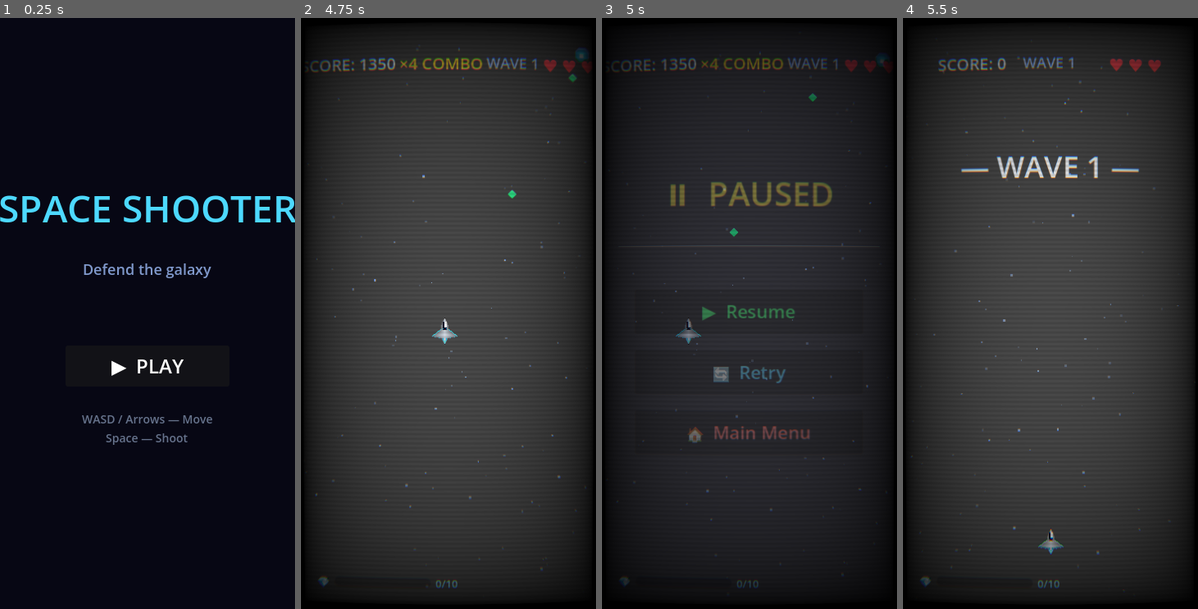
Above: before the commit, frames 1-4 (left to right).
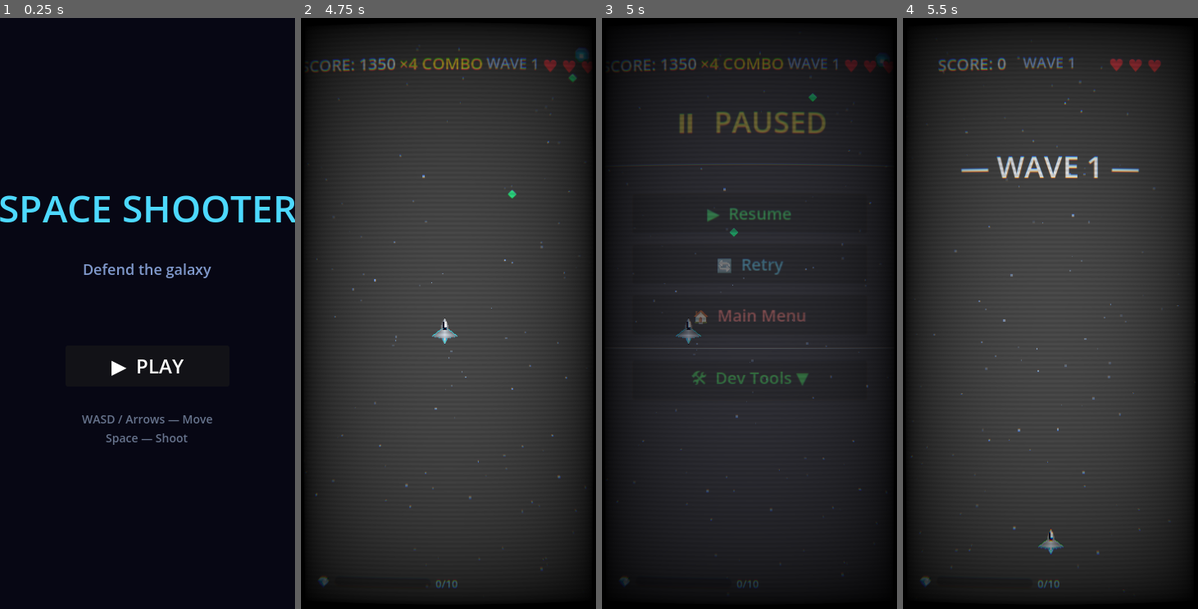
Above: after the commit, the same moments.

Repository: DiscM/Farinuff-Flight
Game: Godot game, scene res://ui/main_menu.tscn
The game is run twice, just before and just after one commit, with the same random seed, the same clock (stepped at 60 frames per second) and the same inputs.
Inputs (mouse positions are in pixels of both pictures, inside the frame that each line leads up to):
- Up to frame 1 (0.25 s): no input
- Up to frame 2 (4.75 s): click "▶ PLAY" at 0.5 s; tap Enter at 1.25 s; move the mouse to (513, 283) at 1.27 s; hold D (move_right) 1.28-2.03 s; hold Space (shoot) 1.28-2.03 s; move the mouse to (389, 343) at 2.02 s; hold S (move_down) 2.03-2.78 s; tap Space (shoot) at 2.1, 3.6 s; move the mouse to (478, 183) at 2.77 s; hold D (move_right) 2.78-3.53 s; hold Space (shoot) 2.78-3.53 s; move the mouse to (433, 431) at 3.52 s; hold W (move_up) 3.53-4.28 s; move the mouse to (537, 402) at 4.27 s; hold A (move_left) from 4.28 s (still down); hold Space (shoot) from 4.28 s (still down)
- Up to frame 3 (5 s): keep holding A (move_left); keep holding Space (shoot); tap Escape at 4.9 s
- Up to frame 4 (5.5 s): release A (move_left) at 5 s; release Space (shoot) at 5 s; click "🔄 Retry" at 5 s

Frames 1-2 are identical in both runs. In frame 3, 3.8% of the frame differs, in the area x 13-87%, y 15-72%; in frame 4, nothing differs.

Commit message:
Add Dev Tools & improve pause/boss/player flow
Introduce an embedded in-game Developer Tools panel and refactor the pause UI for dynamic scaling and better layout. Added ui/dev_menu.gd, ui/dev_menu.tscn and integrated it into the pause menu (toggleable slot) with actions for adding orbs, clearing enemies, spawning elite bosses, triggering popups, toggling god mode, and granting full-power.

Fix boss death and cleanup: guard against re-entry in boss_enemy._die, immediately hide and disable collisions, remove spawned bullets, spawn death orbs/explosion safely, emit boss_died, and defer queue_free so pause handlers can't block cleanup. Protect player collisions when boss is dying.

Player changes: add dev_god_mode flag (toggleable from Dev Tools) and extend rear-gunner behavior so it mirrors front-gun spread/twin logic.

Pause / popup flow: pause the game using set_deferred("paused", true) when opening allocation and elite upgrade UIs to avoid blocking deferred calls; allocation confirmation no longer unpauses directly (unpause now happens in allocation closed). Pause menu now fills the viewport, uses a ScrollContainer for small screens, and centers content dynamically.

Background shader & timing: add u_time uniform to scrolling_bg.gdshader and feed it from scenes/game._process so background continues to animate correctly.

Also update CHANGELOG and various editor cache metadata. These changes improve developer testing, stability around pause/unpause and signal-timing edge cases, and extend gameplay debugging capabilities.

Diff:
--- a/effects/shaders/scrolling_bg.gdshader
+++ b/effects/shaders/scrolling_bg.gdshader
@@ -2,6 +2,7 @@
 // Scrolling procedural nebula background for the game scene.
 
 uniform float scroll_speed : hint_range(0.01, 0.5) = 0.04;
+uniform float u_time = 0.0;
 
 float hash(vec2 p) {
 	p = fract(p * vec2(234.34, 435.345));
@@ -33,7 +34,7 @@
 
 void fragment() {
 	vec2 uv = UV;
-	float time = TIME * scroll_speed;
+	float time = u_time * scroll_speed;
 
 	// Nebula clouds
 	vec2 q = uv + vec2(time * 0.3, time * 0.15);
--- a/entities/enemies/boss_enemy.gd
+++ b/entities/enemies/boss_enemy.gd
@@ -30,6 +30,7 @@
 var spiral_angle: float = 0.0
 
 var max_boss_health: int = 0
+var _dying: bool = false
 
 func _ready() -> void:
 	if is_elite:
@@ -277,18 +278,47 @@
 	get_tree().current_scene.call_deferred("add_child", bullet)
 
 func _die() -> void:
-	if is_queued_for_deletion():
+	# Guard against re-entry (e.g. multiple bullets hitting on the same frame)
+	if _dying:
 		return
+	_dying = true
+
+	# Immediately make the boss non-collidable and invisible so it can't
+	# be interacted with again, even if queue_free is blocked by a tree pause.
+	visible = false
+	for child in get_children():
+		if child is CollisionShape2D or child is CollisionPolygon2D:
+			child.set_deferred("disabled", true)
+
+	# Clean up the telegraph marker
 	if is_instance_valid(telegraph_marker):
 		telegraph_marker.queue_free()
-	# super._die() defers queue_free — must run BEFORE boss_died is emitted,
-	# because the elite upgrade handler pauses the tree, which can block deferred calls.
-	super._die()
+
+	# Remove all bullets this boss fired so they don't orphan on screen
+	get_tree().call_group("enemy_bullets", "queue_free")
+
+	# Spawn death orbs and explosion (mirrors base_enemy._die() without queue_free)
+	SignalBus.enemy_killed.emit(points, global_position)
+	if guaranteed_orb or randf() < 0.6:
+		var orb: Area2D = XP_ORB_SCENE.instantiate()
+		orb.global_position = global_position
+		orb.orb_value = orb_value
+		get_tree().current_scene.call_deferred("add_child", orb)
+	var explosion_scene := preload("res://effects/explosion.tscn")
+	var explosion := explosion_scene.instantiate()
+	explosion.global_position = global_position
+	get_tree().current_scene.call_deferred("add_child", explosion)
+
+	# Emit the boss signal AFTER hiding, so the pause triggered by elite upgrade
+	# doesn't block any remaining cleanup.
 	SignalBus.boss_died.emit(points)
+
+	# Free the node — deferred so we're safely outside any signal handlers.
+	call_deferred("queue_free")
 
 ## Override: player collision deals fixed damage instead of instant death.
 func _on_area_entered(area: Area2D) -> void:
-	if is_queued_for_deletion():
+	if _dying or is_queued_for_deletion():
 		return
 	if area.is_in_group("player"):
 		take_damage(10)
--- a/entities/player/player.gd
+++ b/entities/player/player.gd
@@ -14,6 +14,7 @@
 var has_spread_shot: bool = false
 var has_magnet: bool = false
 var is_invincible: bool = false
+var dev_god_mode: bool = false
 
 # RPG permanent upgrades (persist for the run)
 var has_rear_gun: bool = false
@@ -196,9 +197,21 @@
 			_spawn_bullet(Vector2.UP, Vector2(-14, 0))
 			_spawn_bullet(Vector2.UP, Vector2(14, 0))
 
-	# Rear gunner fires backward — auto_aim is intentionally skipped here (fires into enemies above)
+	# Rear gunner — mirrors the same spread+twin logic as the front guns, just pointing backward.
+	# skip_auto_aim=true so the rear bullets always fire backward, not toward enemies above.
 	if has_rear_gun or has_rear_gunner:
-		_spawn_bullet(Vector2.DOWN, Vector2.ZERO, true)
+		if has_spread_shot or has_spread_shot_elite:
+			_spawn_bullet(Vector2.DOWN, Vector2.ZERO, true)
+			_spawn_bullet(Vector2(0.3, 0.95).normalized(), Vector2.ZERO, true)
+			_spawn_bullet(Vector2(-0.3, 0.95).normalized(), Vector2.ZERO, true)
+			if has_twin_cannons:
+				_spawn_bullet(Vector2(0.15, 0.99).normalized(), Vector2(-18, 0), true)
+				_spawn_bullet(Vector2(-0.15, 0.99).normalized(), Vector2(18, 0), true)
+		else:
+			_spawn_bullet(Vector2.DOWN, Vector2.ZERO, true)
+			if has_twin_cannons:
+				_spawn_bullet(Vector2.DOWN, Vector2(-14, 0), true)
+				_spawn_bullet(Vector2.DOWN, Vector2(14, 0), true)
 
 func _spawn_bullet(dir: Vector2, offset: Vector2 = Vector2.ZERO, skip_auto_aim: bool = false) -> void:
 	var bullet: Area2D = BULLET_SCENE.instantiate()
@@ -245,7 +258,7 @@
 func _on_area_entered(area: Area2D) -> void:
 	if not GameManager.is_game_active:
 		return
-	if is_invincible:
+	if is_invincible or dev_god_mode:
 		return
 	if area.is_in_group("enemies"):
 		respawn_invincibility = 3.0
--- a/scenes/game.gd
+++ b/scenes/game.gd
@@ -24,6 +24,7 @@
 var shake_intensity: float = 0.0
 var shake_duration: float = 0.0
 var shake_timer: float = 0.0
+var _bg_time: float = 0.0
 
 func _ready() -> void:
 	GameManager.start_game()
@@ -77,6 +78,11 @@
 	else:
 		camera.offset = Vector2.ZERO
 
+	# Feed paused time to the background shader
+	_bg_time += delta
+	if is_instance_valid($Background) and $Background.material:
+		($Background.material as ShaderMaterial).set_shader_parameter("u_time", _bg_time)
+
 var _pause_overlay: CanvasLayer = null
 
 func _unhandled_input(event: InputEvent) -> void:
@@ -174,8 +180,8 @@
 		return
 	allocation_active = true
 
-	# Pause the game immediately
-	get_tree().paused = true
+	# Pause the game deferred, ensuring it's the absolute last state change of this frame
+	get_tree().set_deferred("paused", true)
 
 	# Show the popup on a CanvasLayer that processes while paused
 	var overlay := CanvasLayer.new()
@@ -188,14 +194,15 @@
 
 func _on_allocation_closed() -> void:
 	allocation_active = false
+	get_tree().paused = false
 
 func _on_elite_upgrade_triggered() -> void:
 	if elite_upgrade_active:
 		return
 	elite_upgrade_active = true
 
-	# Pause the game
-	get_tree().paused = true
+	# Pause the game deferred, ensuring it's the absolute last state change of this frame
+	get_tree().set_deferred("paused", true)
 
 	# Show the elite upgrade picker on its own always-process CanvasLayer
 	var overlay := CanvasLayer.new()
--- /dev/null
+++ b/ui/dev_menu.gd
@@ -0,0 +1,94 @@
+extends PanelContainer
+## Developer Testing panel — embedded inside the pause menu. No full-screen overlay, no input blocking.
+
+signal force_close
+
+func _ready() -> void:
+	process_mode = Node.PROCESS_MODE_ALWAYS
+	custom_minimum_size = Vector2(280, 0)
+
+	var style := StyleBoxFlat.new()
+	style.bg_color = Color(0.05, 0.10, 0.05, 0.95)
+	style.set_corner_radius_all(8)
+	style.set_content_margin_all(12)
+	style.border_color = Color(0.2, 0.8, 0.3, 0.6)
+	style.set_border_width_all(2)
+	add_theme_stylebox_override("panel", style)
+
+	var vbox := VBoxContainer.new()
+	vbox.add_theme_constant_override("separation", 8)
+	add_child(vbox)
+
+	var title := Label.new()
+	title.text = "🛠  DEV TOOLS"
+	title.horizontal_alignment = HORIZONTAL_ALIGNMENT_CENTER
+	title.add_theme_color_override("font_color", Color(0.3, 1.0, 0.5))
+	title.add_theme_font_size_override("font_size", 16)
+	vbox.add_child(title)
+
+	var div := HSeparator.new()
+	vbox.add_child(div)
+
+	_add_btn(vbox, "+ 50 Orbs",            _on_add_orbs)
+	_add_btn(vbox, "Clear Enemies",         _on_clear_enemies)
+	_add_btn(vbox, "Spawn Elite Boss",      _on_spawn_elite_boss)
+	_add_btn(vbox, "Trigger Elite Upgrade", _on_elite_upgrade)
+	_add_btn(vbox, "Trigger Point Alloc",   _on_point_allocation)
+	_add_btn(vbox, "+ 5 Lives",             _on_add_lives)
+	_add_btn(vbox, "Toggle God Mode",       _on_toggle_god_mode)
+	_add_btn(vbox, "Full Power",            _on_full_power)
+
+func _add_btn(parent: Node, text: String, callback: Callable) -> void:
+	var btn := Button.new()
+	btn.text = text
+	btn.add_theme_font_size_override("font_size", 14)
+	btn.add_theme_color_override("font_color", Color(0.85, 0.95, 0.85))
+	btn.custom_minimum_size = Vector2(0, 30)
+	btn.focus_mode = Control.FOCUS_NONE
+	btn.pressed.connect(callback)
+	parent.add_child(btn)
+
+# ── Actions ─────────────────────────────────────────────────────────────────────
+
+func _on_add_orbs() -> void:
+	SignalBus.xp_orb_collected.emit(50)
+
+func _on_clear_enemies() -> void:
+	get_tree().call_group("enemies", "take_damage", 9999)
+	get_tree().call_group("enemy_bullets", "queue_free")
+
+func _on_spawn_elite_boss() -> void:
+	# Close the pause menu first so the boss spawns into a live game
+	force_close.emit()
+	GameManager.current_wave = 10
+	GameManager.boss_active = true
+	SignalBus.wave_started.emit(10)
+
+func _on_elite_upgrade() -> void:
+	force_close.emit()
+	SignalBus.elite_upgrade_triggered.emit()
+
+func _on_point_allocation() -> void:
+	force_close.emit()
+	SignalBus.allocation_triggered.emit(3)
+
+func _on_add_lives() -> void:
+	GameManager.lives += 5
+	SignalBus.lives_changed.emit(GameManager.lives)
+
+func _on_toggle_god_mode() -> void:
+	var players := get_tree().get_nodes_in_group("player")
+	if not players.is_empty():
+		var p := players[0]
+		p.dev_god_mode = not p.dev_god_mode
+		p.sprite.modulate = Color(1.2, 1.2, 0.2) if p.dev_god_mode else Color.WHITE
+
+func _on_full_power() -> void:
+	var players := get_tree().get_nodes_in_group("player")
+	if not players.is_empty():
+		var p := players[0]
+		p._apply_rapid_fire()
+		p._apply_spread_shot()
+		p.grant_orbitals()
+		p.grant_piercing()
+		p.grant_explosive_rounds()
--- /dev/null
+++ b/ui/dev_menu.tscn
@@ -0,0 +1,6 @@
+[gd_scene load_steps=2 format=3 uid="uid://dev_testing_menu"]
+
+[ext_resource type="Script" path="res://ui/dev_menu.gd" id="1_devmenu"]
+
+[node name="DevMenu" type="PanelContainer"]
+script = ExtResource("1_devmenu")
--- a/ui/pause_menu.gd
+++ b/ui/pause_menu.gd
@@ -4,8 +4,16 @@
 
 signal resumed
 
+const DEV_MENU_SCENE := preload("res://ui/dev_menu.tscn")
+var _dev_panel: PanelContainer = null
+var _dev_slot: VBoxContainer = null
+
 func _ready() -> void:
 	process_mode = Node.PROCESS_MODE_ALWAYS
+	# Explicitly size to the full viewport
+	var vp_size := get_viewport_rect().size
+	position = Vector2.ZERO
+	size = vp_size
 	_build_ui()
 	_animate_in()
 
@@ -15,51 +23,81 @@
 		resumed.emit()
 
 func _build_ui() -> void:
+	var vp_size := get_viewport_rect().size
+
 	# Full-screen semi-transparent overlay
 	var bg := ColorRect.new()
 	bg.color = Color(0.0, 0.0, 0.08, 0.82)
-	bg.set_anchors_preset(Control.PRESET_FULL_RECT)
+	bg.position = Vector2.ZERO
+	bg.size = vp_size
 	add_child(bg)
 
-	# Center column
-	var vbox := VBoxContainer.new()
-	vbox.set_anchors_preset(Control.PRESET_CENTER)
-	vbox.offset_left  = -160
-	vbox.offset_right =  160
-	vbox.offset_top   = -180
-	vbox.offset_bottom = 180
-	vbox.alignment = BoxContainer.ALIGNMENT_CENTER
-	vbox.add_theme_constant_override("separation", 20)
-	add_child(vbox)
+	# ScrollContainer fills the screen so everything is scrollable if needed
+	var scroll := ScrollContainer.new()
+	scroll.position = Vector2.ZERO
+	scroll.size = vp_size
+	scroll.horizontal_scroll_mode = ScrollContainer.SCROLL_MODE_DISABLED
+	scroll.process_mode = Node.PROCESS_MODE_ALWAYS
+	add_child(scroll)
+
+	# Main vertical column, centered horizontally
+	var outer := VBoxContainer.new()
+	outer.custom_minimum_size = Vector2(vp_size.x, 0)
+	outer.alignment = BoxContainer.ALIGNMENT_CENTER
+	outer.add_theme_constant_override("separation", 14)
+	scroll.add_child(outer)
+
+	# Top spacer to push content to vertical center
+	var top_space := Control.new()
+	top_space.custom_minimum_size = Vector2(0, maxf(vp_size.y * 0.12, 40))
+	outer.add_child(top_space)
 
 	# Title
 	var title := Label.new()
 	title.text = "⏸  PAUSED"
 	title.horizontal_alignment = HORIZONTAL_ALIGNMENT_CENTER
 	title.add_theme_color_override("font_color", Color(1.0, 0.92, 0.3))
-	title.add_theme_font_size_override("font_size", 40)
-	vbox.add_child(title)
+	title.add_theme_font_size_override("font_size", 36)
+	outer.add_child(title)
 
 	var div := HSeparator.new()
 	div.add_theme_color_override("color", Color(1.0, 0.92, 0.3, 0.35))
-	vbox.add_child(div)
+	outer.add_child(div)
 
 	# Spacer
 	var sp := Control.new()
-	sp.custom_minimum_size = Vector2(0, 12)
-	vbox.add_child(sp)
+	sp.custom_minimum_size = Vector2(0, 6)
+	outer.add_child(sp)
 
-	# Buttons
-	vbox.add_child(_make_btn("▶  Resume",    Color(0.3, 1.0, 0.5),  _on_resume))
-	vbox.add_child(_make_btn("🔄  Retry",    Color(0.4, 0.82, 1.0), _on_retry))
-	vbox.add_child(_make_btn("🏠  Main Menu", Color(1.0, 0.5, 0.5),  _on_menu))
+	# Buttons — scale to 80% of viewport width, capped at 300px
+	var btn_w := minf(vp_size.x * 0.8, 300.0)
+	outer.add_child(_make_btn("▶  Resume",     Color(0.3, 1.0, 0.5),  _on_resume,    btn_w))
+	outer.add_child(_make_btn("🔄  Retry",     Color(0.4, 0.82, 1.0), _on_retry,     btn_w))
+	outer.add_child(_make_btn("🏠  Main Menu", Color(1.0, 0.5, 0.5),  _on_menu,      btn_w))
 
-func _make_btn(label: String, col: Color, callback: Callable) -> Button:
+	var dev_separator := HSeparator.new()
+	dev_separator.add_theme_color_override("color", Color(0.3, 0.8, 0.3, 0.3))
+	outer.add_child(dev_separator)
+
+	outer.add_child(_make_btn("🛠  Dev Tools ▼", Color(0.3, 0.9, 0.4), _on_dev_tools, btn_w))
+
+	# Container that holds the dev panel, hidden by default
+	_dev_slot = VBoxContainer.new()
+	_dev_slot.visible = false
+	_dev_slot.alignment = BoxContainer.ALIGNMENT_CENTER
+	outer.add_child(_dev_slot)
+
+	# Bottom spacer
+	var bot_space := Control.new()
+	bot_space.custom_minimum_size = Vector2(0, 30)
+	outer.add_child(bot_space)
+
+func _make_btn(label: String, col: Color, callback: Callable, width: float) -> Button:
 	var btn := Button.new()
 	btn.text = label
-	btn.custom_minimum_size = Vector2(280, 54)
+	btn.custom_minimum_size = Vector2(width, 48)
 	btn.size_flags_horizontal = Control.SIZE_SHRINK_CENTER
-	btn.add_theme_font_size_override("font_size", 22)
+	btn.add_theme_font_size_override("font_size", 20)
 	btn.add_theme_color_override("font_color", col)
 	btn.pressed.connect(callback)
 	return btn
@@ -70,6 +108,18 @@
 	resumed.emit()
 	get_tree().paused = false
 	get_parent().queue_free()
+
+func _on_dev_tools() -> void:
+	if _dev_slot == null:
+		return
+	if _dev_slot.visible:
+		_dev_slot.visible = false
+	else:
+		_dev_slot.visible = true
+		if _dev_panel == null or not is_instance_valid(_dev_panel):
+			_dev_panel = DEV_MENU_SCENE.instantiate() as PanelContainer
+			_dev_panel.force_close.connect(_on_resume)
+			_dev_slot.add_child(_dev_panel)
 
 func _on_retry() -> void:
 	get_tree().paused = false
@@ -84,7 +134,7 @@
 func _animate_in() -> void:
 	modulate.a = 0.0
 	scale = Vector2(0.95, 0.95)
-	pivot_offset = Vector2(360, 512)  # center of the 720×1024 viewport
+	pivot_offset = size / 2.0
 	var tween := create_tween().set_parallel(true)
 	tween.tween_property(self, "modulate:a", 1.0, 0.2).set_ease(Tween.EASE_OUT)
 	tween.tween_property(self, "scale", Vector2.ONE, 0.2).set_ease(Tween.EASE_OUT).set_trans(Tween.TRANS_BACK)
--- a/ui/point_allocation_popup.gd
+++ b/ui/point_allocation_popup.gd
@@ -162,9 +162,6 @@
 		GameManager.apply_stat_point("speed")
 
 	allocation_done.emit()
-
-	# Unpause and remove
-	get_tree().paused = false
 	get_parent().queue_free()
 
 func _refresh_ui() -> void:
Not shown, added: ui/dev_menu.gd.uid
Not shown, changed: CHANGELOG.md
